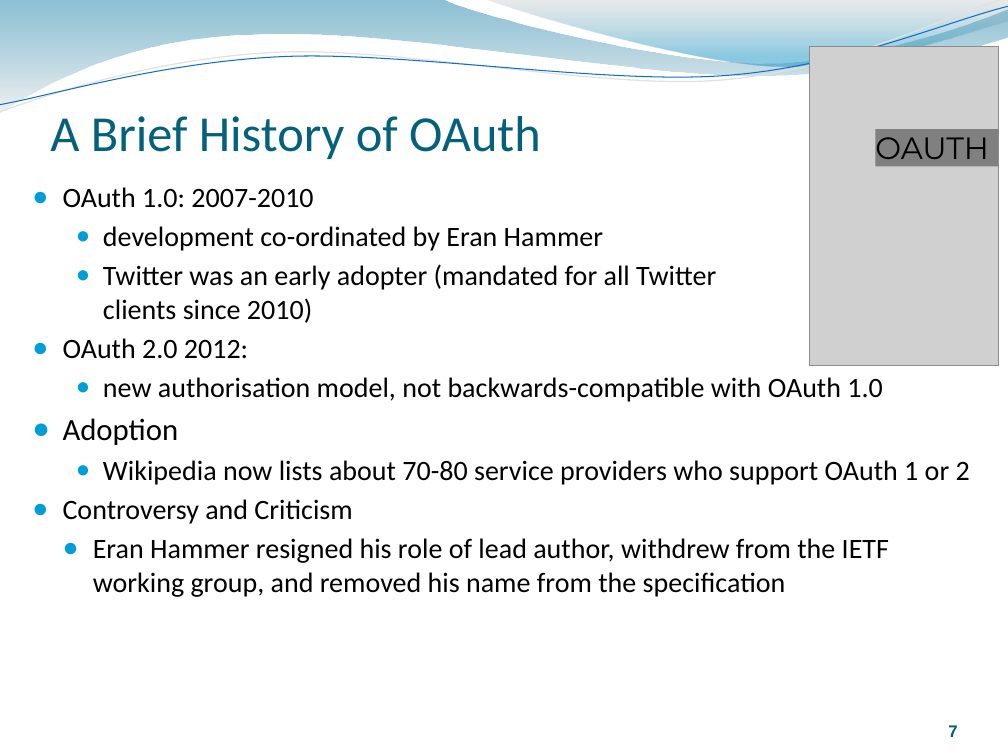
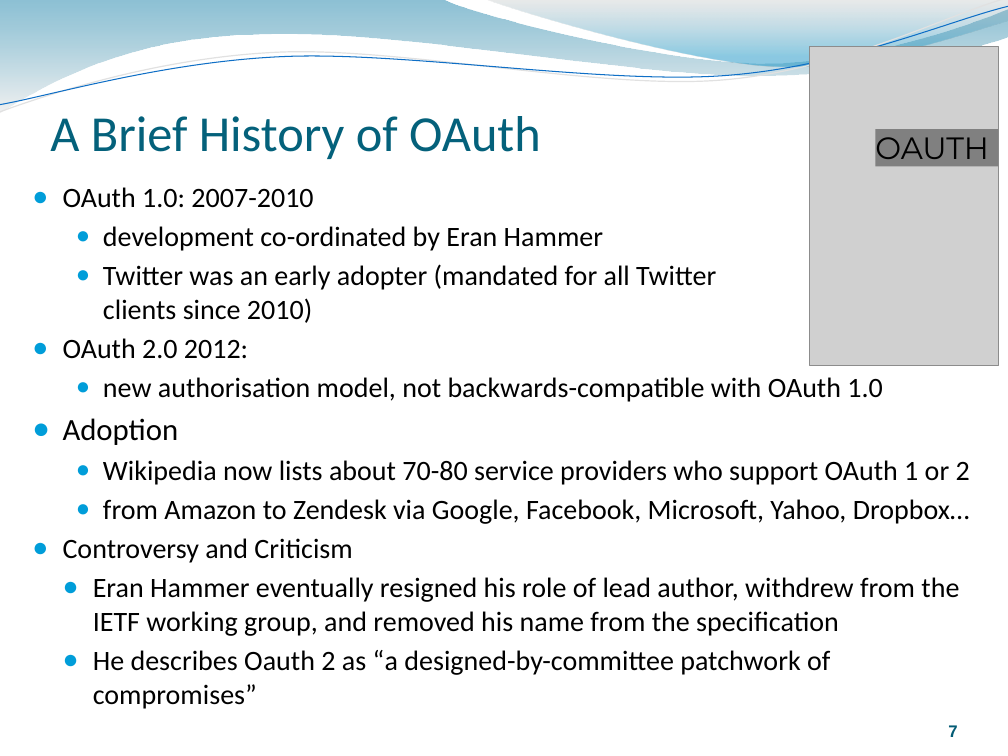
Before and after one commit to rozanski/bcs_spa14, a slide deck: slide 7 of session-materials/Oauth-Session.pptx. Drawn at 1008x756 pixels with LibreOffice and Linux fonts; fonts in the diff are those of the drawing; grey boxes stand for pictures. Boxes give left, top, right and bottom in pixels: in the first picture for what was removed or moved away, otherwise in the second. Text is boxed around its words. In the diff, an @@ line names an element or a change of style, - is before the commit and + after.

```diff
--- a/session-materials/Oauth-Session.pptx
+++ b/session-materials/Oauth-Session.pptx
@@ text at (103, 499, 970, 524): paragraph added @@
+  ● from Amazon to Zendesk via Google, Facebook, Microsoft, Yahoo, Dropbox…
@@ text at (93, 577, 959, 709): text changed @@
-    ● Eran Hammer resigned his role of lead author, withdrew from the IETF working group, and removed his name from the specification
+    ● Eran Hammer eventually resigned his role of lead author, withdrew from the IETF working group, and removed his name from the specification
+    ● He describes Oauth 2 as “a designed-by-committee patchwork of compromises”
```
Also in this commit, not shown: 16 other slides changed, 3 slides added, 2 other files.
